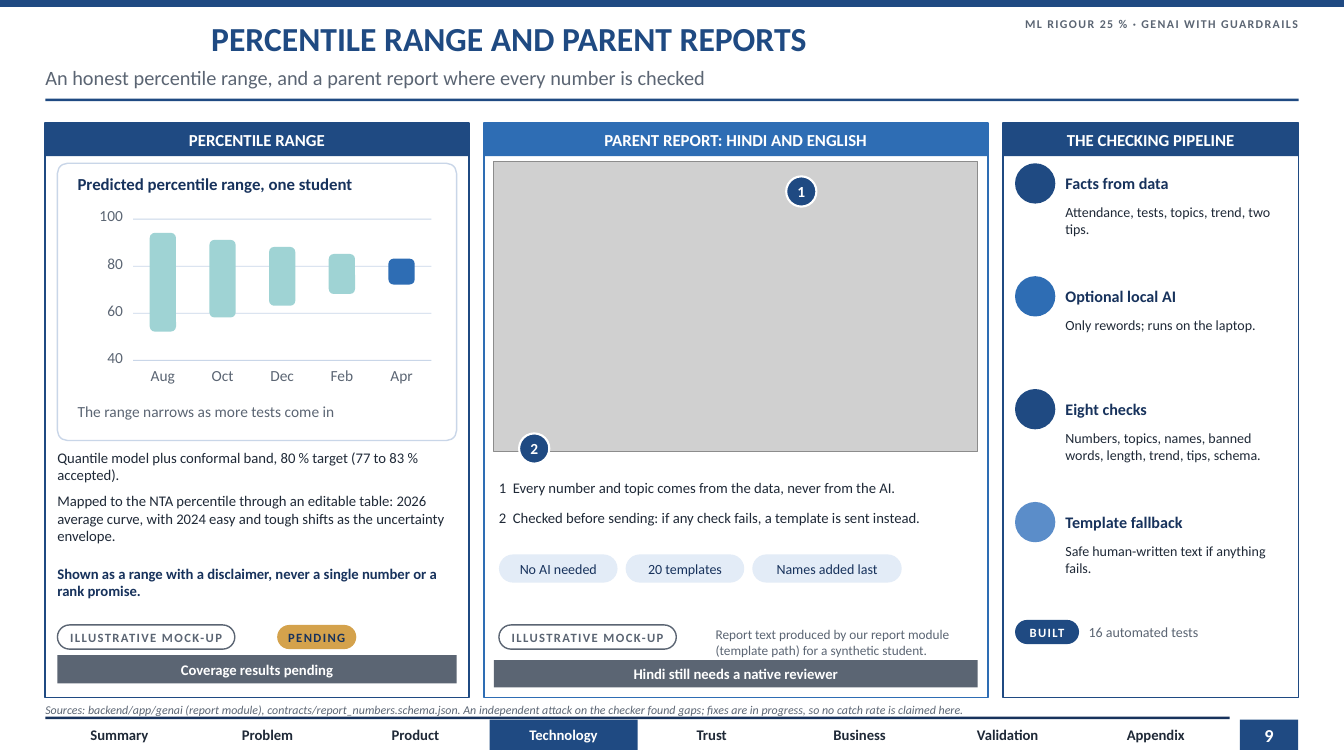
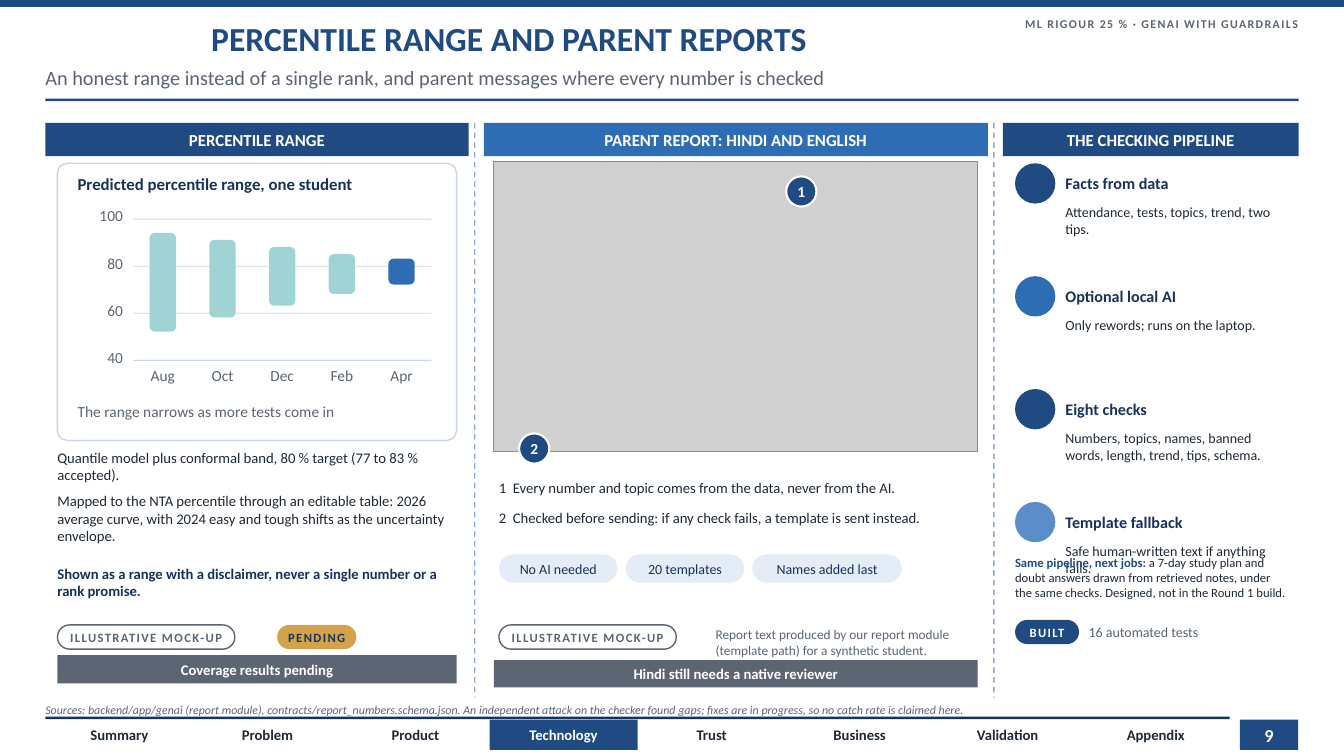
Before and after one commit to AdityaKuranjekar/institute-intelligence-platform, a slide deck: slide 9 of slides/AlphaQ_CaseB_Round1.pptx. Drawn at 1344x756 pixels with LibreOffice and Linux fonts; fonts in the diff are those of the drawing; grey boxes stand for pictures; background and template pictures are left out. Boxes give left, top, right and bottom in pixels: in the first picture for what was removed or moved away, otherwise in the second. Text is boxed around its words. In the diff, an @@ line names an element or a change of style, - is before the commit and + after.

```diff
--- a/slides/AlphaQ_CaseB_Round1.pptx
+++ b/slides/AlphaQ_CaseB_Round1.pptx
@@ text at box(45, 71, 824, 89): text changed @@
-An honest percentile range, and a parent report where every number is checked
+An honest range instead of a single rank, and parent messages where every number is checked
@@ rectangle removed at box(45, 123, 469, 698) @@
@@ line added from (475, 123) to (475, 698), #8FA9CC 1 pt dashed @@
@@ rectangle removed at box(484, 123, 988, 698) @@
@@ line added from (994, 123) to (994, 698), #8FA9CC 1 pt dashed @@
@@ rectangle removed at box(1003, 123, 1299, 698) @@
@@ text added at box(1015, 556, 1285, 599), 9 pt, text #1F2937 @@
+Same pipeline, next jobs: a 7-day study plan and doubt answers drawn from retrieved notes, under the same checks. Designed, not in the Round 1 build.
```
Also in this commit, not shown: 15 other slides changed, 1 slide added, 26 other files.
